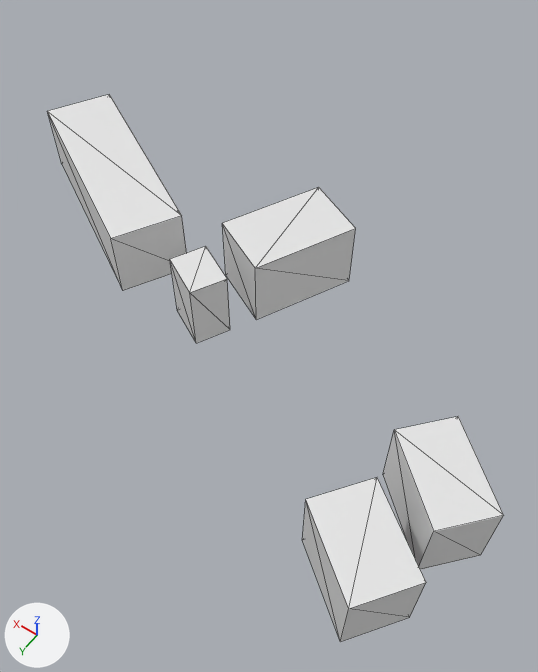
Two versions of the glTF model output/glb/tile_702.glb, one commit apart.
Both versions are drawn from a 50 mm camera at (45.8, -48.8, 77.5) aimed at (78.1, -94.1, 6.4). Lighting does not change. The marker at lower left points along +X, +Y and +Z. The first picture is the older version. Mesh edges are drawn as thin lines.
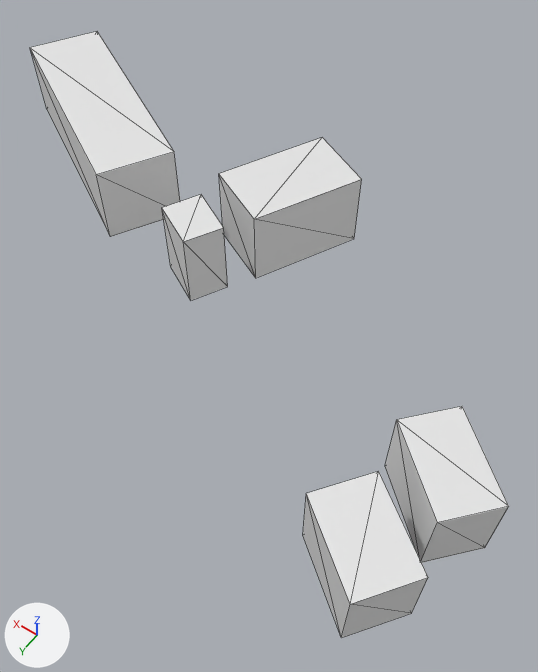
Boxes [x1, y1, x2, y2] around the edits, measured in the pictures (538 x 672 px; the box of a moved part takes in the faces that stretch with it):
'Mesh_0', reshaped (11% taller)
    before: [47, 94, 504, 642]
    after: [30, 31, 509, 638]
part 1 of me_mesh_0, moved or reshaped
    before: [222, 187, 356, 320]
    after: [219, 137, 362, 278]
part 2 of me_mesh_0, moved or reshaped
    before: [47, 94, 187, 290]
    after: [30, 31, 180, 237]
part 3 of me_mesh_0, moved or reshaped
    before: [170, 246, 230, 343]
    after: [162, 195, 228, 300]
part 4 of me_mesh_0, moved or reshaped
    before: [302, 477, 426, 642]
    after: [303, 471, 428, 638]
part 5 of me_mesh_0, moved or reshaped
    before: [383, 416, 504, 570]
    after: [385, 406, 509, 563]

What the commit changed:
me_mesh_0 is used by ob_mesh_0; location (0.0, 0.0, 0.0).
me_mesh_0 had 40 vertices, 50 faces and spanned x 45.2..128.5, y -116.6..-70.8, z 0.0..10.0.
me_mesh_0 now has 40 vertices, 50 faces and spans x 45.2..128.5, y -116.6..-70.8, z 1.3..20.3.
me_mesh_0 part 1: the loose piece of 8 vertices spanning x 77.6..92.3, y -116.6..-99.4, z 0.0..10.0 is moved by (0.0, 0.0, 8.2).
me_mesh_0 part 2: the loose piece of 8 vertices spanning x 97.4..128.5, y -115.9..-92.9, z 0.0..10.0 is moved by (0.0, 0.0, 10.3).
me_mesh_0 part 3: the loose piece of 8 vertices spanning x 85.8..93.6, y -98.9..-91.6, z 0.0..10.0 is moved by (0.0, 0.0, 8.5).
me_mesh_0 part 4: the loose piece of 8 vertices spanning x 48.2..61.7, y -83.5..-70.8, z 0.0..10.0 is moved by (0.0, 0.0, 1.3).
me_mesh_0 part 5: the loose piece of 8 vertices spanning x 45.2..58.6, y -94.7..-81.7, z 0.0..10.0 is moved by (0.0, 0.0, 2.0).
